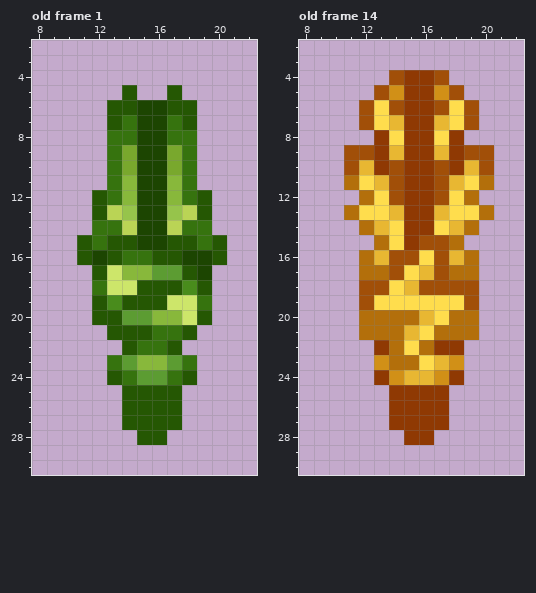
Pixel-art file, stored at SPRITES/ASEPRITE FILES/Notches.aseprite. This is how it looked before the edit.
32x32 pixels, 14 frames. Shown: old frame 1: x 8..22, y 2..30; old frame 14: x 8..22, y 2..30. The commit also changed other frames, which this record leaves out.
After the commit:
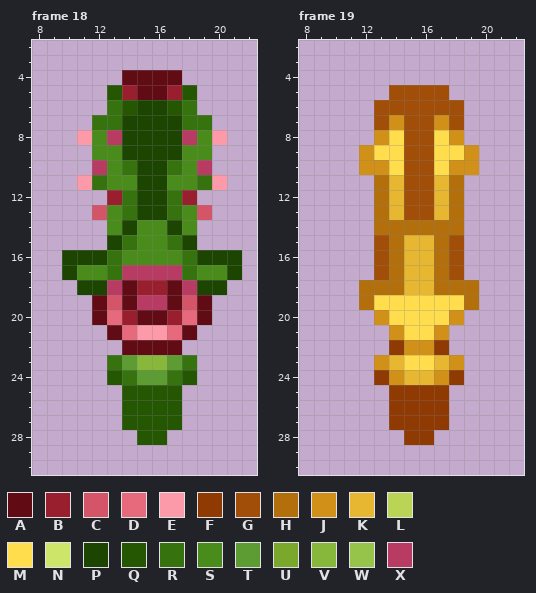
Palette (. is transparent): A #610c15  B #991f2f  C #d45568  D #e66a7c  E #fc9aaa  F #8f3903  G #a14f08  H #b36f0b  J #d19017  K #e8b732  L #bad455  M #ffdd4d  N #cde66a  P #1c4501  Q #255703  R #36730e  S #498c1c  T #5c9c32  U #79a82d  V #88b83b  W #96c44b  X #b83b63
A new or re-ordered frame is compared with the old frame closest to it.
The edit:
frames 14 -> 20
Changed rows in their new state; - is an unchanged pixel.
Frame 18 is new; against old frame 1, layers "MARKER", "RIGHT_WING", "LEFT_WING":
first column x 10:
 4 ----AAAA----
 5 ---QBAABQ---
 6 ---R----R---
 7 --RRP--PRR--
 8 -ESXP--PXSE-
 9 --SSP--PSS--
10 --XSR--RSX--
11 -ERSS--SSRE-
12 --.BR--RB.--
13 --CSR--RSC--
14 --.SPSSPS.--
15 -..PRSSRP..-
16 PP-RSSSSR-PP
17 PSSRXXXXRSSP
18 -PPXABBAXPP-
19 --ACAXXACA--
20 --ADBAABDA--
21 ---ADEEDA---
22 ----AAAA----
Frame 19 is new; against old frame 14, layers "MARKER", "RIGHT_WING", "LEFT_WING":
first column x 11:
 4 ---....---
 5 --.GGGG.--
 6 -.G-GG-G.-
 7 -.GJGGJG.-
 8 --J-GG-J--
 9 .JMMGGMMJ.
10 .JJMGGMJJ.
11 ..HKGGKH..
12 -.HKGGKH.-
13 ..H-GG-H..
14 -.HHHHHH.-
15 --GHKKHG--
16 -.GHKKHG.-
17 -.GHK-HG.-
18 -HHH-KHHH-
19 -H------H-
20 -.JMMM-J.-
21 -..JM-J..-
22 --.FJJ-.--
23 ---KM-----
